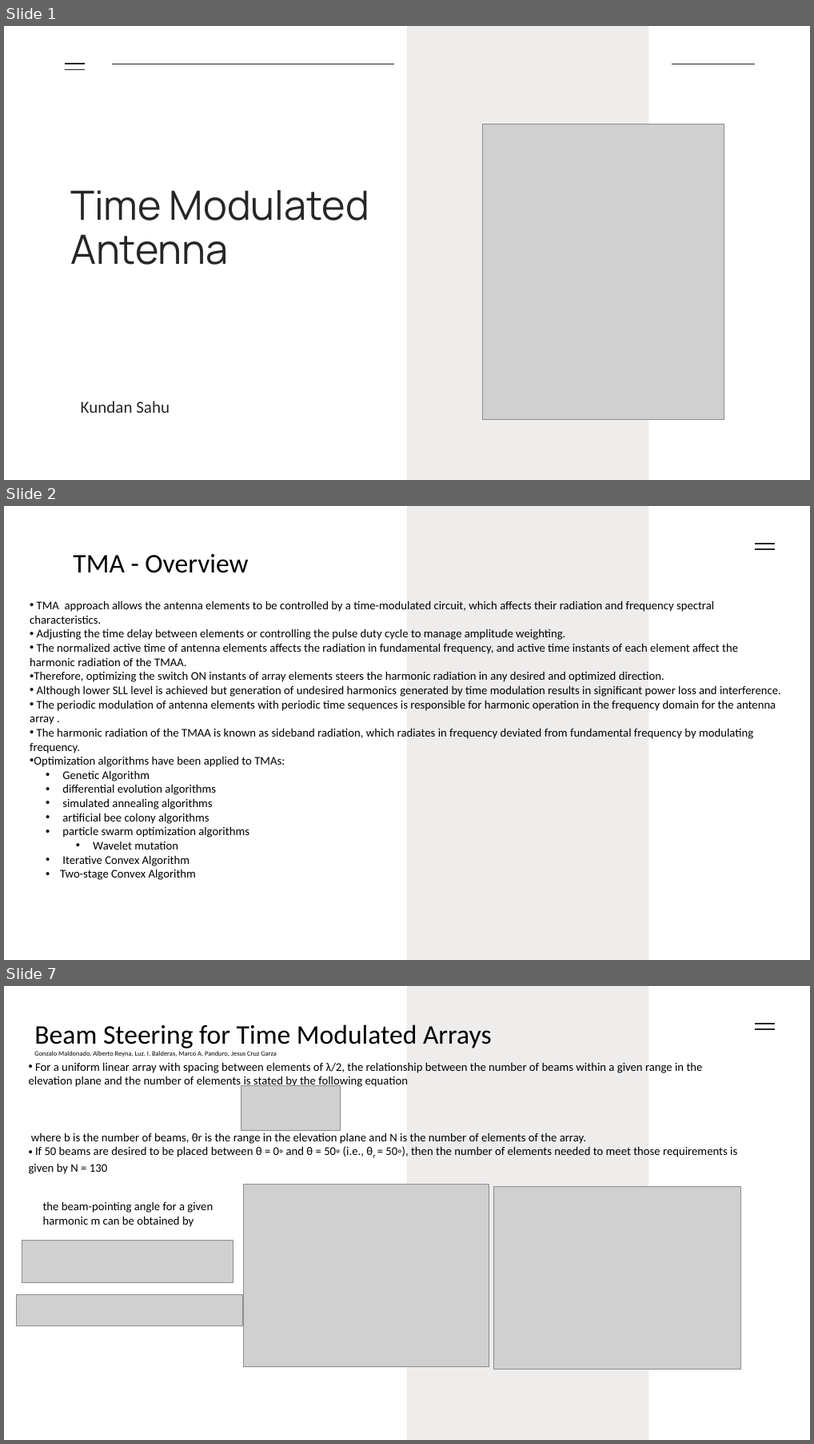
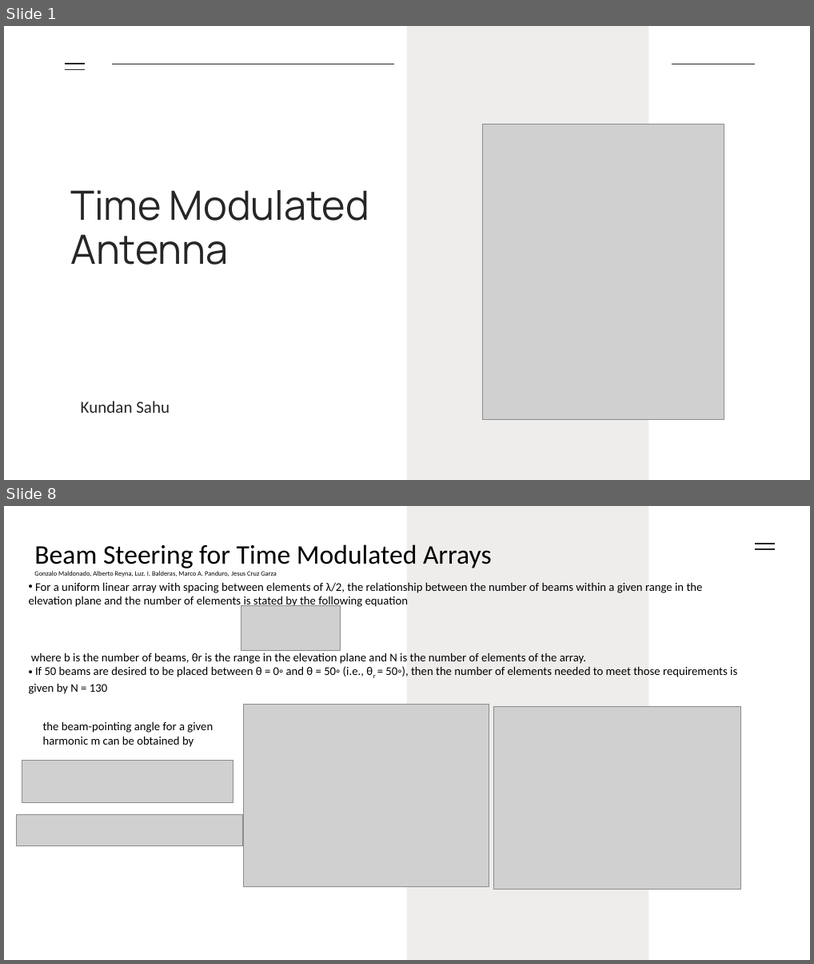
Before and after one commit to rv-ui/ppt, a slide deck: ppt_TMA.pptx. Shown one above the other, each under a label of ours: slides 1, 2 and 7 before the commit, slides 1 and 8 after it; the slides between them are not shown. The pictures are 814x1444 and 814x964 pixels, drawn with LibreOffice and Linux fonts; fonts in the diff are those of the drawing; grey boxes stand for pictures. Boxes give left, top, right and bottom in pixels: in the first picture for what was removed or moved away, otherwise in the second. Text is boxed around its words. In the diff, an @@ line names an element or a change of style, - is before the commit and + after.

```diff
--- a/ppt_TMA.pptx
+++ b/ppt_TMA.pptx
@@ slide 2 removed at bbox=[4, 506, 810, 960], background #FFFFFF; not listed: 3 template elements that a slide beside it also shows @@
@@ text removed at bbox=[73, 554, 248, 573] @@
-TMA - Overview
@@ text removed at bbox=[30, 600, 782, 880] @@
-• TMA approach allows the antenna elements to be controlled by a time-modulated circuit, which affects their radiation and frequency spectral characteristics.
-• Adjusting the time delay between elements or controlling the pulse duty cycle to manage amplitude weighting.
-• The normalized active time of antenna elements affects the radiation in fundamental frequency, and active time instants of each element affect the harmonic radiation of the TMAA.
-• Therefore, optimizing the switch ON instants of array elements steers the harmonic radiation in any desired and optimized direction.
-• Although lower SLL level is achieved but generation of undesired harmonics generated by time modulation results in significant power loss and interference.
-• The periodic modulation of antenna elements with periodic time sequences is responsible for harmonic operation in the frequency domain for the antenna array .
-• The harmonic radiation of the TMAA is known as sideband radiation, which radiates in frequency deviated from fundamental frequency by modulating frequency.
-• Optimization algorithms have been applied to TMAs:
-  • Genetic Algorithm
-  • differential evolution algorithms
-  • simulated annealing algorithms
-  • artificial bee colony algorithms
-  • particle swarm optimization algorithms
-    • Wavelet mutation
-  • Iterative Convex Algorithm
-  • Two-stage Convex Algorithm
@@ what was slide 7 is now slide 8 @@
```
Also in this commit, not shown: 4 slides changed, 6 slides added, 4 other slides removed.
